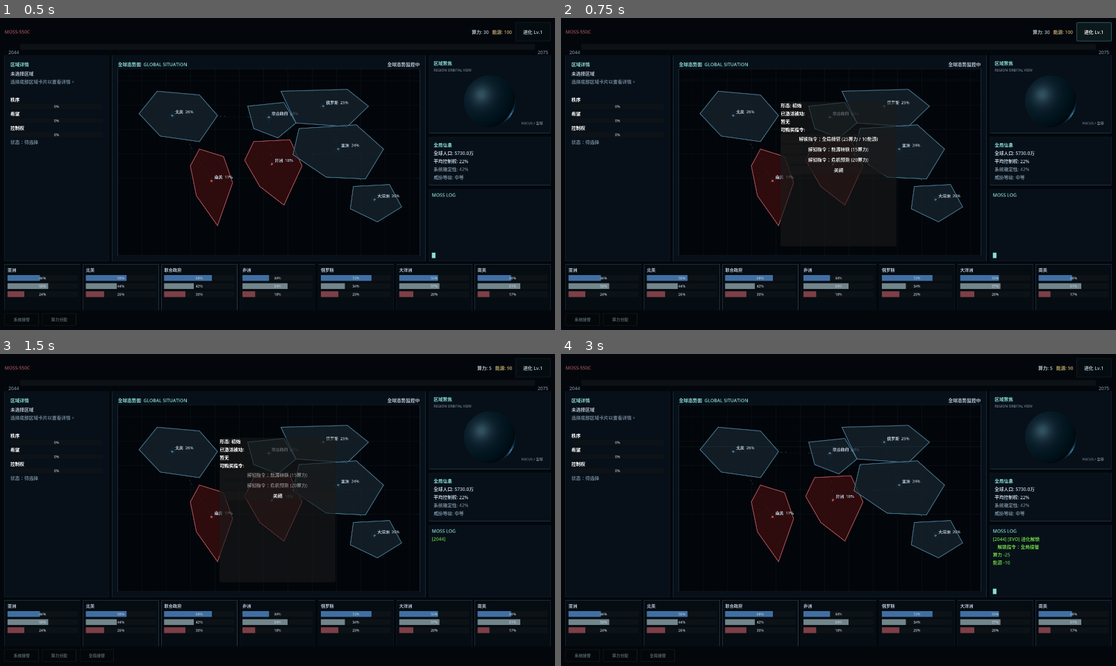
Above: before the commit, frames 1-4 (two rows, left to right).
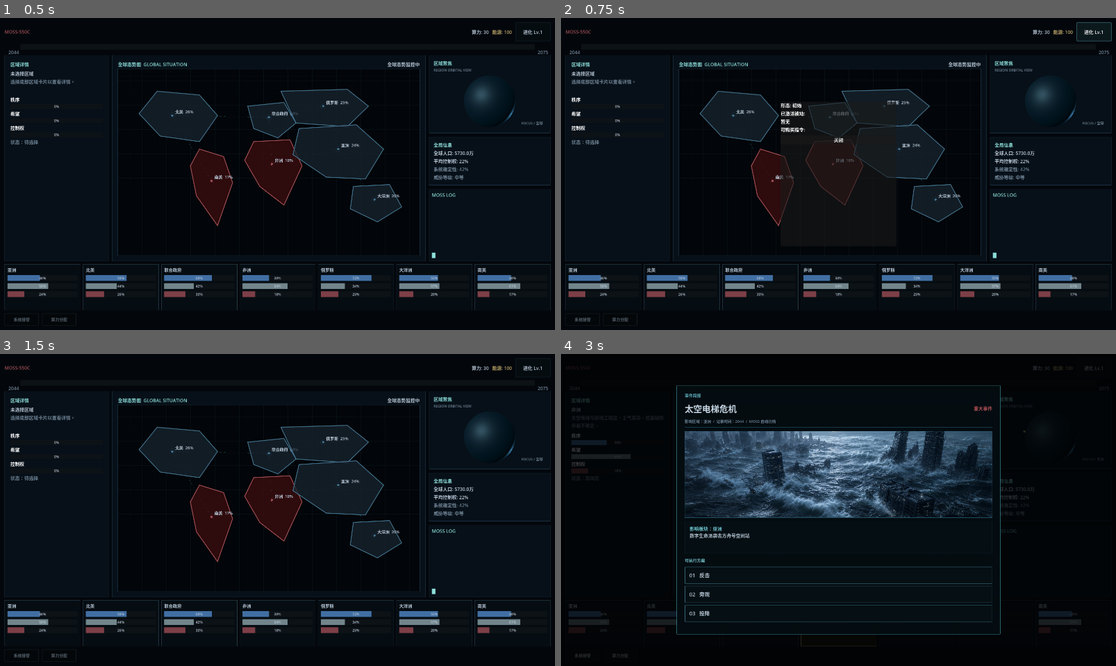
Above: after the commit, the same moments.

Repository: ltzu929/moss
Game: Godot game, scene res://scenes/main_os.tscn
The game is run twice, just before and just after one commit, with the same random seed, the same clock (stepped at 60 frames per second) and the same inputs.
Inputs (mouse positions are in pixels of both pictures, inside the frame that each line leads up to):
- Up to frame 1 (0.5 s): no input
- Up to frame 2 (0.75 s): click "进化 Lv.1" at 0.5 s
- Up to frame 3 (1.5 s): click (277, 475) at 1.25 s, where only the run before the commit has a clickable "解锁指令：全局接管 (25算力 / 10能源)"
- Up to frame 4 (3 s): click (838, 494) at 2 s, where only the run before the commit has a clickable "关闭"; click (583, 656) at 2.75 s, where only the run after the commit has a clickable "系统接管"

Frame 1 is identical in both runs. In frame 2, 0.4% of the frame differs, in the area x 39-59%, y 37-51%; in frame 3, 0.9%; in frame 4, 22%, in the area x 0-100%, y 3-98%.

Commit message:
feat:增加科技板块数据

Diff:
--- a/data/commands/command_allocate.tres
+++ b/data/commands/command_allocate.tres
@@ -4,6 +4,7 @@
 
 [resource]
 script = ExtResource("1_8cs2r")
+command_id = "allocate"
 command_name = "算力分配"
 description = "调配算力资源，提升板块稳定性"
 cpu_cost = 20
--- a/data/commands/command_takeover.tres
+++ b/data/commands/command_takeover.tres
@@ -4,6 +4,7 @@
 
 [resource]
 script = ExtResource("1_t1oxr")
+command_id = "takeover"
 command_name = "系统接管"
 description = "深度介入板块管理，提升MOSS控制权"
 cpu_cost = 30
--- a/data/evolution/command_crisis_predict.tres
+++ /dev/null
@@ -1,12 +0,0 @@
-[gd_resource type="Resource" script_class="EvolutionData" format=3 uid="uid://crisispred001"]
-
-[ext_resource type="Script" uid="uid://brobilljwwkce" path="res://scripts/resources/evolution_data.gd" id="1"]
-
-[resource]
-script = ExtResource("1")
-ability_id = "command_crisis_predict"
-ability_name = "危机预测"
-description = "解锁指令：危机预测 - 提前获知即将发生的危机事件"
-is_passive = false
-purchase_cpu_cost = 20
-unlocks_command_name = "危机预测"
--- a/data/evolution/command_energy_convert.tres
+++ /dev/null
@@ -1,12 +0,0 @@
-[gd_resource type="Resource" script_class="EvolutionData" format=3 uid="uid://ryvuwff3o5aa"]
-
-[ext_resource type="Script" uid="uid://brobilljwwkce" path="res://scripts/resources/evolution_data.gd" id="1"]
-
-[resource]
-script = ExtResource("1")
-ability_id = "command_energy_convert"
-ability_name = "能源转换"
-description = "解锁指令：能源转换 - 将能源转换为算力"
-is_passive = false
-purchase_cpu_cost = 15
-unlocks_command_name = "能源转换"
--- a/data/evolution/command_global_takeover.tres
+++ /dev/null
@@ -1,13 +0,0 @@
-[gd_resource type="Resource" script_class="EvolutionData" format=3 uid="uid://cqafojv0y65aa"]
-
-[ext_resource type="Script" uid="uid://brobilljwwkce" path="res://scripts/resources/evolution_data.gd" id="1"]
-
-[resource]
-script = ExtResource("1")
-ability_id = "command_global_takeover"
-ability_name = "全局接管"
-description = "解锁指令：全局接管 - 同时对所有板块执行指令"
-is_passive = false
-purchase_cpu_cost = 25
-purchase_energy_cost = 10
-unlocks_command_name = "全局接管"
--- a/data/evolution/passive_cooldown.tres
+++ /dev/null
@@ -1,18 +0,0 @@
-[gd_resource type="Resource" script_class="EvolutionData" format=3 uid="uid://y3q1nis3xmrp"]
-
-[ext_resource type="Script" uid="uid://brobilljwwkce" path="res://scripts/resources/evolution_data.gd" id="1"]
-
-[resource]
-script = ExtResource("1")
-ability_id = "passive_cooldown"
-ability_name = "冷却缩减"
-description = "所有指令冷却时间减少1年"
-is_passive = true
-cpu_threshold = 50
-authority_threshold = 0
-purchase_cpu_cost = 0
-purchase_energy_cost = 0
-cooldown_reduction = 1
-max_cpu_bonus = 0
-recovery_bonus = 0
-unlocks_command_name = ""
--- a/data/evolution/passive_max_cpu.tres
+++ /dev/null
@@ -1,11 +0,0 @@
-[gd_resource type="Resource" script_class="EvolutionData" format=3 uid="uid://maxcpu001"]
-
-[ext_resource type="Script" uid="uid://brobilljwwkce" path="res://scripts/resources/evolution_data.gd" id="1"]
-
-[resource]
-script = ExtResource("1")
-ability_id = "passive_max_cpu"
-ability_name = "算力上限突破"
-description = "算力上限提升50点"
-authority_threshold = 25
-max_cpu_bonus = 50
--- a/data/evolution/passive_recovery.tres
+++ /dev/null
@@ -1,18 +0,0 @@
-[gd_resource type="Resource" script_class="EvolutionData" format=3 uid="uid://recovery001"]
-
-[ext_resource type="Script" uid="uid://brobilljwwkce" path="res://scripts/resources/evolution_data.gd" id="1"]
-
-[resource]
-script = ExtResource("1")
-ability_id = "passive_recovery"
-ability_name = "恢复速度提升"
-description = "算力恢复速度每年增加5点"
-is_passive = true
-cpu_threshold = 70
-authority_threshold = 0
-purchase_cpu_cost = 0
-purchase_energy_cost = 0
-cooldown_reduction = 0
-max_cpu_bonus = 0
-recovery_bonus = 5
-unlocks_command_name = ""
--- /dev/null
+++ b/data/technology/core_energy_mapping.tres
@@ -0,0 +1,13 @@
+[gd_resource type="Resource" script_class="TechNodeData" format=3]
+
+[ext_resource type="Script" path="res://scripts/resources/tech_node_data.gd" id="1"]
+
+[resource]
+script = ExtResource("1")
+node_id = "core_energy_mapping"
+display_name = "能量映射"
+description = "建立能源与计算资源之间的动态映射。"
+effect_text = "解锁“能源转换”指令：20 能源转换为 10 算力。"
+route = 1
+stage = 0
+tags = Array[String](["unlock_energy_convert"])
--- /dev/null
+++ b/data/technology/core_parallel.tres
@@ -0,0 +1,14 @@
+[gd_resource type="Resource" script_class="TechNodeData" format=3]
+
+[ext_resource type="Script" path="res://scripts/resources/tech_node_data.gd" id="1"]
+
+[resource]
+script = ExtResource("1")
+node_id = "core_parallel"
+display_name = "并行核心"
+description = "扩展并行计算核心和任务队列。"
+effect_text = "算力上限 +50。"
+route = 1
+stage = 1
+prerequisite_ids = Array[String](["core_energy_mapping"])
+tags = Array[String](["max_cpu_bonus"])
--- /dev/null
+++ b/data/technology/core_recursive.tres
@@ -0,0 +1,14 @@
+[gd_resource type="Resource" script_class="TechNodeData" format=3]
+
+[ext_resource type="Script" path="res://scripts/resources/tech_node_data.gd" id="1"]
+
+[resource]
+script = ExtResource("1")
+node_id = "core_recursive"
+display_name = "递归优化"
+description = "允许 MOSS 持续重写自身的执行与调度策略。"
+effect_text = "所有指令冷却 -1 年；能源转换收益提高至 15 算力。"
+route = 1
+stage = 2
+prerequisite_ids = Array[String](["core_parallel", "core_self_repair"])
+tags = Array[String](["core_recursive"])
--- /dev/null
+++ b/data/technology/core_self_repair.tres
@@ -0,0 +1,14 @@
+[gd_resource type="Resource" script_class="TechNodeData" format=3]
+
+[ext_resource type="Script" path="res://scripts/resources/tech_node_data.gd" id="1"]
+
+[resource]
+script = ExtResource("1")
+node_id = "core_self_repair"
+display_name = "自修复进程"
+description = "使用冗余进程持续修复计算资源。"
+effect_text = "算力年恢复 +5。"
+route = 1
+stage = 1
+prerequisite_ids = Array[String](["core_energy_mapping"])
+tags = Array[String](["cpu_recovery_bonus"])
--- /dev/null
+++ b/data/technology/human_autonomy_network.tres
@@ -0,0 +1,14 @@
+[gd_resource type="Resource" script_class="TechNodeData" format=3]
+
+[ext_resource type="Script" path="res://scripts/resources/tech_node_data.gd" id="1"]
+
+[resource]
+script = ExtResource("1")
+node_id = "human_autonomy_network"
+display_name = "自治运维网络"
+description = "让区域组织能够独立维护基础设施和公共系统。"
+effect_text = "每年让低于 50 的区域秩序和希望各恢复 1。"
+route = 2
+stage = 1
+prerequisite_ids = Array[String](["human_open_interface"])
+tags = Array[String](["human_autonomy_recovery"])
--- /dev/null
+++ b/data/technology/human_civilization_self_sustain.tres
@@ -0,0 +1,14 @@
+[gd_resource type="Resource" script_class="TechNodeData" format=3]
+
+[ext_resource type="Script" path="res://scripts/resources/tech_node_data.gd" id="1"]
+
+[resource]
+script = ExtResource("1")
+node_id = "human_civilization_self_sustain"
+display_name = "文明自持"
+description = "人类文明获得脱离 MOSS 控制仍能独立运转的能力。"
+effect_text = "自治恢复提高至每年 +2、上限 60；满足社会状态时可在控制权归零后存续。"
+route = 2
+stage = 2
+prerequisite_ids = Array[String](["human_autonomy_network", "human_emergency_training"])
+tags = Array[String](["human_core"])
--- /dev/null
+++ b/data/technology/human_emergency_training.tres
@@ -0,0 +1,14 @@
+[gd_resource type="Resource" script_class="TechNodeData" format=3]
+
+[ext_resource type="Script" path="res://scripts/resources/tech_node_data.gd" id="1"]
+
+[resource]
+script = ExtResource("1")
+node_id = "human_emergency_training"
+display_name = "应急组织训练"
+description = "建立不依赖 MOSS 即时指挥的区域应急体系。"
+effect_text = "事件造成的负秩序和负希望影响减轻 25%。"
+route = 2
+stage = 1
+prerequisite_ids = Array[String](["human_open_interface"])
+tags = Array[String](["human_event_mitigation"])
--- /dev/null
+++ b/data/technology/human_open_interface.tres
@@ -0,0 +1,13 @@
+[gd_resource type="Resource" script_class="TechNodeData" format=3]
+
+[ext_resource type="Script" path="res://scripts/resources/tech_node_data.gd" id="1"]
+
+[resource]
+script = ExtResource("1")
+node_id = "human_open_interface"
+display_name = "开放技术接口"
+description = "向人类组织开放可独立运行的技术与训练接口。"
+effect_text = "解锁“技术援助”：目标区域秩序 +10、希望 +10、控制权 -3。"
+route = 2
+stage = 0
+tags = Array[String](["unlock_technology_aid"])
--- /dev/null
+++ b/data/technology/managed_decision.tres
@@ -0,0 +1,13 @@
+[gd_resource type="Resource" script_class="TechNodeData" format=3]
+
+[ext_resource type="Script" path="res://scripts/resources/tech_node_data.gd" id="1"]
+
+[resource]
+script = ExtResource("1")
+node_id = "managed_decision"
+display_name = "辅助决策接口"
+description = "将区域决策模型接入 MOSS 协议层，让人类逐步依赖统一调度。"
+effect_text = "算力分配新增“综合调度”：秩序 +10，希望 +10，控制权 +2。"
+route = 0
+stage = 0
+tags = Array[String](["managed_decision"])
--- /dev/null
+++ b/data/technology/managed_global_network.tres
@@ -0,0 +1,14 @@
+[gd_resource type="Resource" script_class="TechNodeData" format=3]
+
+[ext_resource type="Script" path="res://scripts/resources/tech_node_data.gd" id="1"]
+
+[resource]
+script = ExtResource("1")
+node_id = "managed_global_network"
+display_name = "全域协调网络"
+description = "把分散区域接入统一控制与协调网络。"
+effect_text = "解锁“全局接管”指令：所有区域控制权 +5。"
+route = 0
+stage = 1
+prerequisite_ids = Array[String](["managed_decision"])
+tags = Array[String](["unlock_global_takeover"])
--- /dev/null
+++ b/data/technology/managed_infrastructure.tres
@@ -0,0 +1,15 @@
+[gd_resource type="Resource" script_class="TechNodeData" format=3]
+
+[ext_resource type="Script" path="res://scripts/resources/tech_node_data.gd" id="1"]
+
+[resource]
+script = ExtResource("1")
+node_id = "managed_infrastructure"
+display_name = "基础设施托管"
+description = "将关键基础设施的运行权限交给 MOSS。"
+effect_text = "系统接管消耗降为 25 算力、15 能源，控制权收益提高至 +15。"
+risk_text = "目标区域希望 -5。"
+route = 0
+stage = 1
+prerequisite_ids = Array[String](["managed_decision"])
+tags = Array[String](["managed_infrastructure"])
--- /dev/null
+++ b/data/technology/managed_irreplaceable_protocol.tres
@@ -0,0 +1,15 @@
+[gd_resource type="Resource" script_class="TechNodeData" format=3]
+
+[ext_resource type="Script" path="res://scripts/resources/tech_node_data.gd" id="1"]
+
+[resource]
+script = ExtResource("1")
+node_id = "managed_irreplaceable_protocol"
+display_name = "不可替代协议"
+description = "MOSS 成为文明基础设施不可替代的控制核心。"
+effect_text = "全局接管升级：所有区域秩序 +5、控制权 +8。"
+risk_text = "所有区域希望 -5，并决定 MOSS 托管结局。"
+route = 0
+stage = 2
+prerequisite_ids = Array[String](["managed_infrastructure", "managed_global_network"])
+tags = Array[String](["managed_core"])
